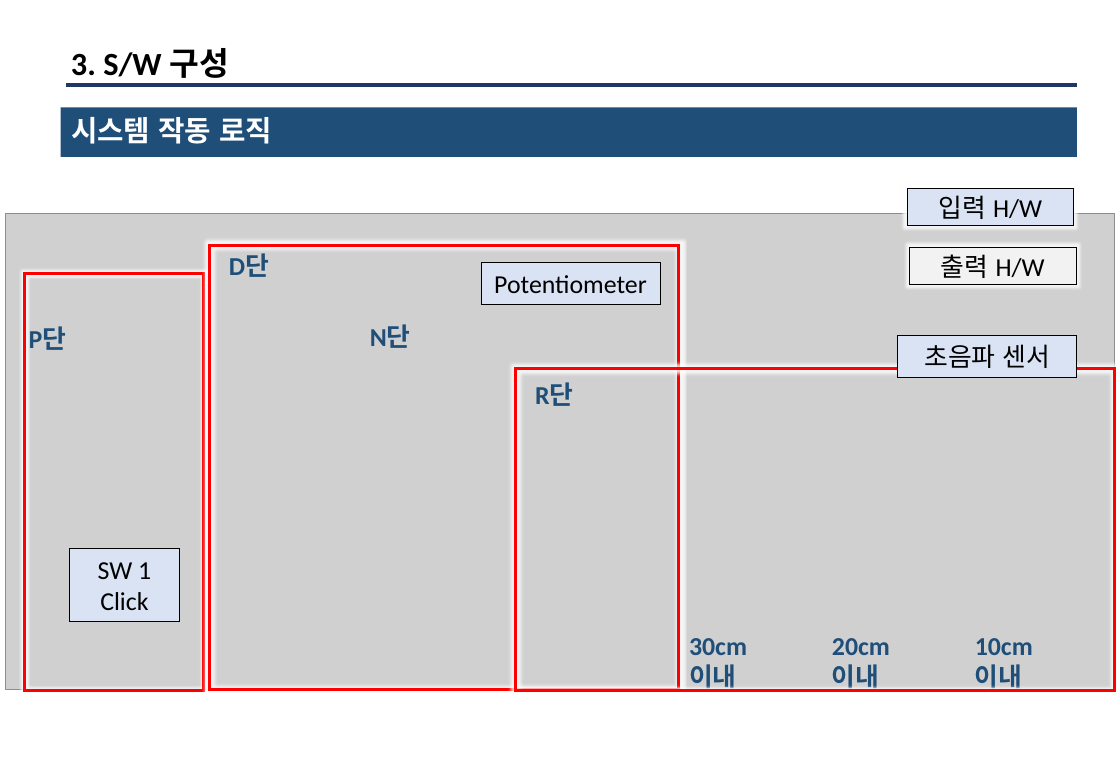
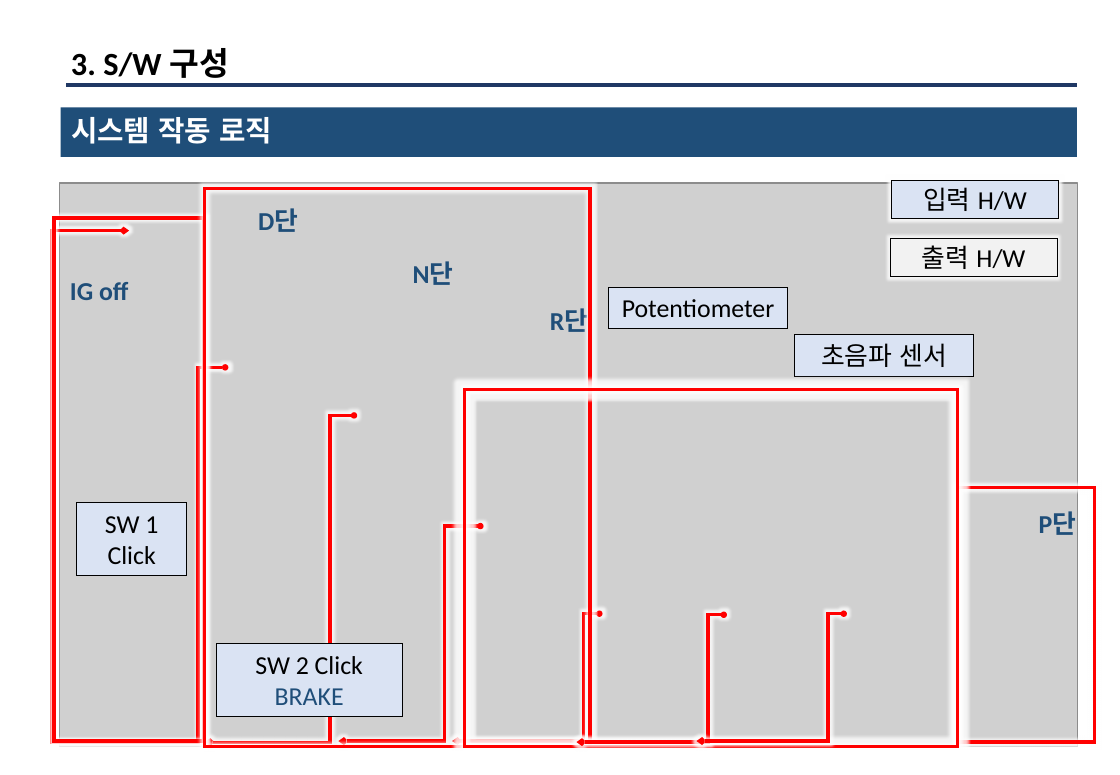
Before and after one commit to kaikan7/Reskill_project, a slide deck: slide 5 of U_sonic/2조_RESKILL_PROJECT_최종발표___.pptx (slide 6 before the commit). Drawn at 1120x775 pixels with LibreOffice and Linux fonts; fonts in the diff are those of the drawing; grey boxes stand for pictures. Boxes give left, top, right and bottom in pixels: in the first picture for what was removed or moved away, otherwise in the second. Text is boxed around its words. In the diff, an @@ line names an element or a change of style, - is before the commit and + after.

Commit message:
brake add

```diff
--- a/U_sonic/2조_RESKILL_PROJECT_최종발표___.pptx
+++ b/U_sonic/2조_RESKILL_PROJECT_최종발표___.pptx
@@ picture: place and size @@
-picture at [6, 214, 1116, 691]
+picture at [60, 183, 1079, 748]
@@ rectangle: place and size @@
-rectangle at [210, 245, 679, 690]
+rectangle at [205, 188, 591, 747]
@@ text "D단": place and size @@
-text "D단" at [229, 254, 269, 277]
+text "D단" at [258, 209, 298, 232]
@@ rectangle "입력 H/W": place and size @@
-rectangle "입력 H/W" at [907, 188, 1073, 225]
+rectangle "입력 H/W" at [892, 181, 1059, 218]
@@ freeform shape added at [52, 231, 225, 743], outline #FF0000 2.25 pt @@
@@ rectangle: place and size @@
-rectangle at [25, 274, 204, 692]
+rectangle at [54, 218, 204, 741]
@@ rectangle "출력 H/W": place and size @@
-rectangle "출력 H/W" at [910, 247, 1077, 284]
+rectangle "출력 H/W" at [890, 239, 1057, 276]
@@ text "N단": place and size @@
-text "N단" at [370, 325, 411, 348]
+text "N단" at [413, 262, 454, 285]
@@ text added at [70, 282, 128, 300], 18 pt, text #1F4E79, bold @@
+IG off
@@ rectangle "Potentiometer": place and size @@
-rectangle "Potentiometer" at [481, 263, 660, 304]
+rectangle "Potentiometer" at [609, 287, 788, 329]
@@ text "R단": place and size @@
-text "R단" at [535, 383, 573, 406]
+text "R단" at [550, 309, 588, 332]
@@ rectangle "초음파 센서": place and size @@
-rectangle "초음파 센서" at [898, 336, 1077, 377]
+rectangle "초음파 센서" at [795, 335, 974, 376]
@@ rectangle removed at [516, 369, 1115, 691] @@
@@ freeform shape added at [205, 416, 354, 743], outline #FF0000 2.25 pt @@
@@ rectangle added at [464, 390, 958, 748], outline #FF0000 2.25 pt @@
@@ rectangle "SW 1 Click": place and size @@
-rectangle "SW 1 Click" at [69, 549, 180, 623]
+rectangle "SW 1 Click" at [77, 503, 187, 576]
@@ rectangle added at [958, 488, 1095, 743], outline #FF0000 2.25 pt @@
@@ text "P단": place and size @@
-text "P단" at [29, 326, 67, 350]
+text "P단" at [1039, 512, 1077, 535]
@@ freeform shape added at [338, 526, 480, 741], outline #FF0000 2.25 pt @@
@@ freeform shape added at [452, 614, 599, 741], outline #FF0000 2.25 pt @@
@@ freeform shape added at [577, 615, 724, 743], outline #FF0000 2.25 pt @@
@@ freeform shape added at [697, 614, 844, 741], outline #FF0000 2.25 pt @@
@@ rectangle added at [216, 643, 402, 717], fill #DAE3F3, outline #000000 0.75 pt, 18 pt, text #000000 @@
+SW 2 Click
+BRAKE
@@ text removed at [689, 638, 747, 692] @@
-30cm
-이내
@@ text removed at [832, 638, 890, 692] @@
-20cm
-이내
@@ text removed at [975, 638, 1033, 692] @@
-10cm
-이내
```
Also in this commit, not shown: 2 other slides changed, 5 slides added, 1 slide removed.
